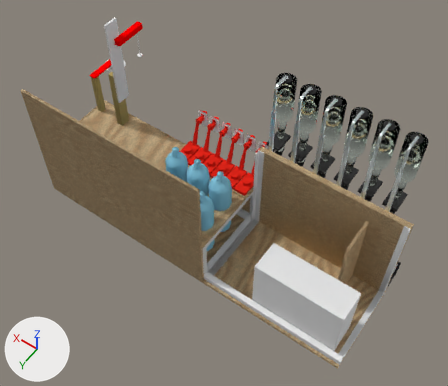
Two versions of the Blender file cad/barbot.blend, one commit apart.
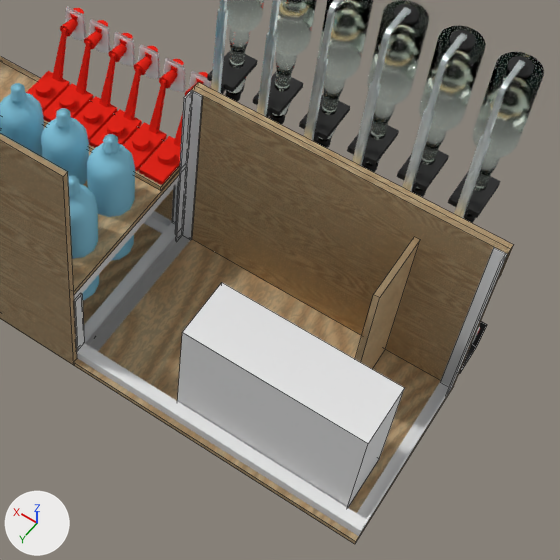
Each version appears first whole from a 50 mm lens placed at (-0.19, 1.406, 2.27), pointed at (0.687, 0.178, 0.34), and next in a close-up on the part from 37% to 97% of the width and 28% to 97% of the height. Lighting does not change. The marker at lower left points along +X, +Y and +Z. The close-ups show mesh edges as thin lines.

The older version as bpy lines, for what is in view:
```python
me_cube_011 = bpy.data.meshes.new('Cube.011')
me_cube_011.from_pydata(...)  # a box spanning x -0.006..0.006, y -0.075..0.075, z -0.19..0.19
me_cube_011.materials.append(mat_rough_pine)
me_cube_015 = bpy.data.meshes.new('Cube.015')
me_cube_015.from_pydata(...)  # a box spanning x -1.0..1.0, y -1.0..1.0, z -1.0..1.0
me_cube_015.materials.append(mat_material)  # white #e7e7e7
me_cylinder_003 = bpy.data.meshes.new('Cylinder.003')
me_cylinder_003.from_pydata(...)  # 156 vertices, 146 faces; spans x -1.0..1.0, y -1.0..1.0, z -1.17..1.62
me_cylinder_003.polygons.foreach_set('use_smooth', [True] * 146)
me_cylinder_003.materials.append(mat_bottle)  # cyan #8dcfe7
ob_cylinder_003 = bpy.data.objects.new('Cylinder.003', me_cylinder_003)
ob_cylinder_003.location = (0.93, 0.171, 0.232)
ob_cylinder_003.scale = (0.046, 0.046, 0.124)
ob_enclosure = bpy.data.objects.new('Enclosure', me_cube_015)
ob_enclosure.location = (0.231, 0.295, 0.149)
ob_enclosure.scale = (0.188, 0.065, 0.138)
ob_opricservomountboards = bpy.data.objects.new('OpricServoMountBoards', me_cube_011)
ob_opricservomountboards.location = (0.154, 0.087, 0.202)
_m = ob_opricservomountboards.modifiers.new('Array', 'ARRAY')
_m.count = 1
_m.use_constant_offset = True
_m.constant_offset_displace = (0.188, 0.0, 0.0)
# also in view: 'OpticBaseBoard' at (0.32, 0.206, 0.006); 'Cylinder' at (0.711, 0.291, 0.26); 'BoxSection.002' at (0.653, 0.2, 0.229); 'LSecOpticVertLeft' at (0.013, 0.024, 0.242); 'OpticBitsLower' at (0.354, -0.069, 0.545)
```
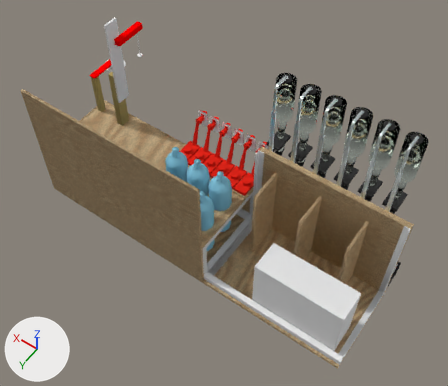
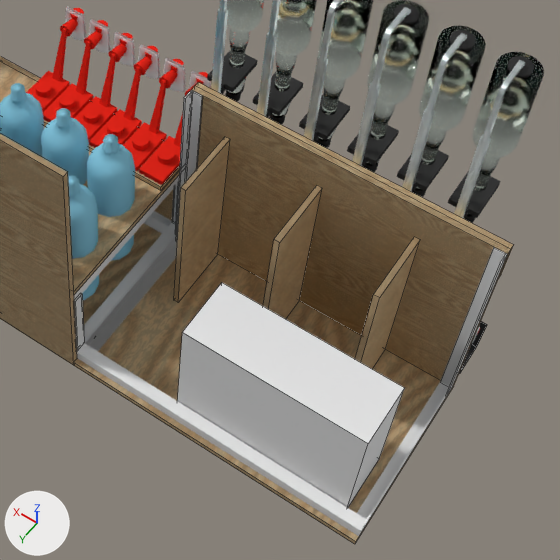
The change in detail:
Object 'OpricServoMountBoards' (ob_opricservomountboards) has a ARRAY modifier named 'Array'.
On modifier 'Array' of object 'OpricServoMountBoards' (ob_opricservomountboards), count goes from 1 to 3.

Pixel boxes (x1, y1, x2, y2) of what changed, in the close-ups (560 x 560 px):
'OpricServoMountBoards', modifiers changed
    before: (355, 237, 420, 369)
    after: (174, 137, 420, 369)
